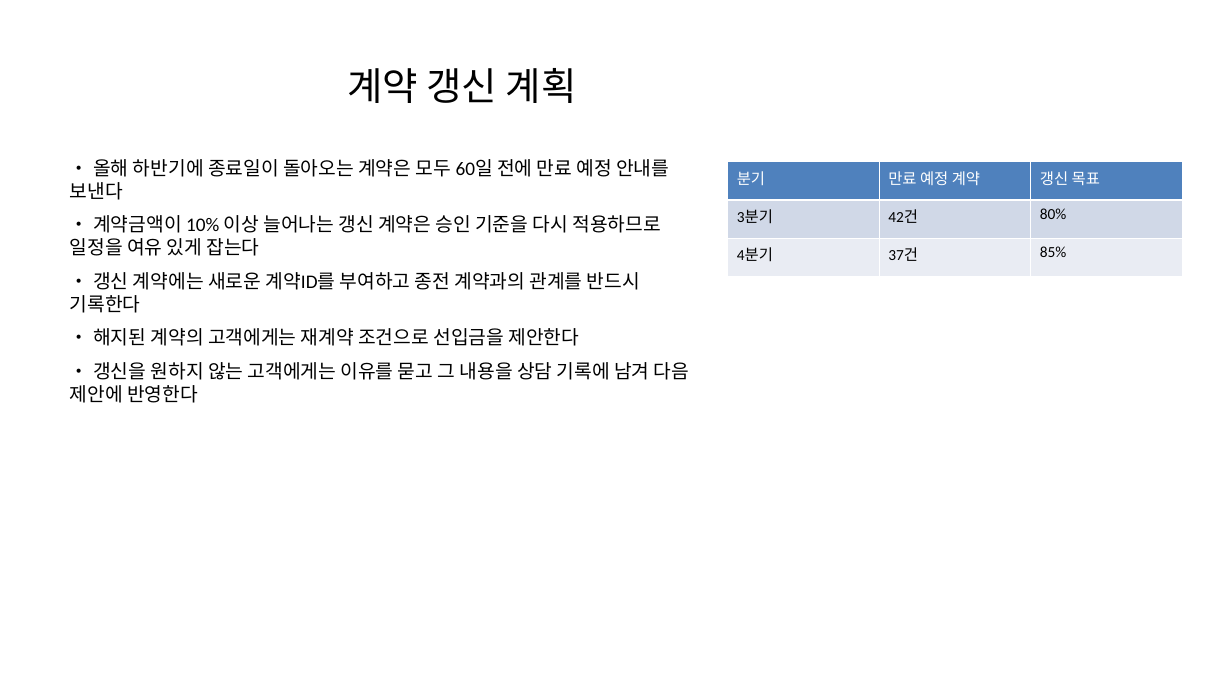
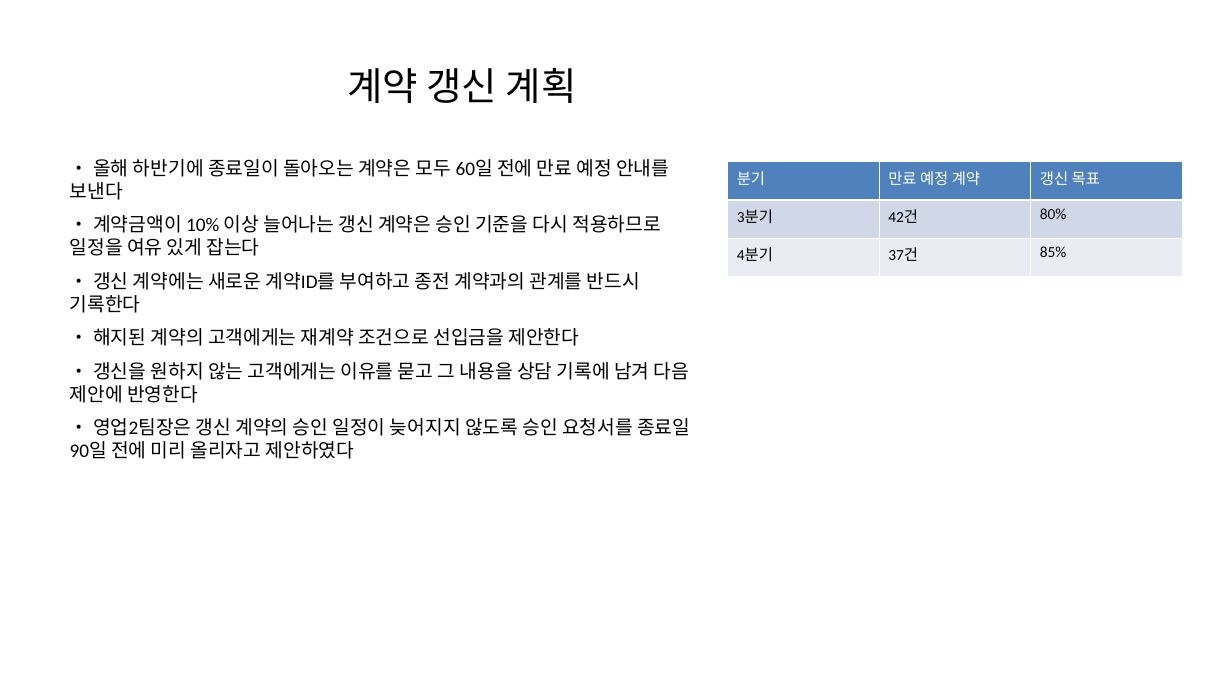
Before and after one commit to kimtoma/AutoOntology, a slide deck: slide 6 of samples/hanbit/documents/영업전략회의록.pptx. Drawn at 1232x693 pixels with LibreOffice and Linux fonts; fonts in the diff are those of the drawing. Boxes give left, top, right and bottom in pixels: in the first picture for what was removed or moved away, otherwise in the second. Text is boxed around its words. In the diff, an @@ line names an element or a change of style, - is before the commit and + after.

```diff
--- a/samples/hanbit/documents/영업전략회의록.pptx
+++ b/samples/hanbit/documents/영업전략회의록.pptx
@@ text at (70, 418, 690, 459): paragraph added @@
+• 영업2팀장은 갱신 계약의 승인 일정이 늦어지지 않도록 승인 요청서를 종료일 90일 전에 미리 올리자고 제안하였다
```
Also in this commit, not shown: 3 other slides changed, 34 other files.
